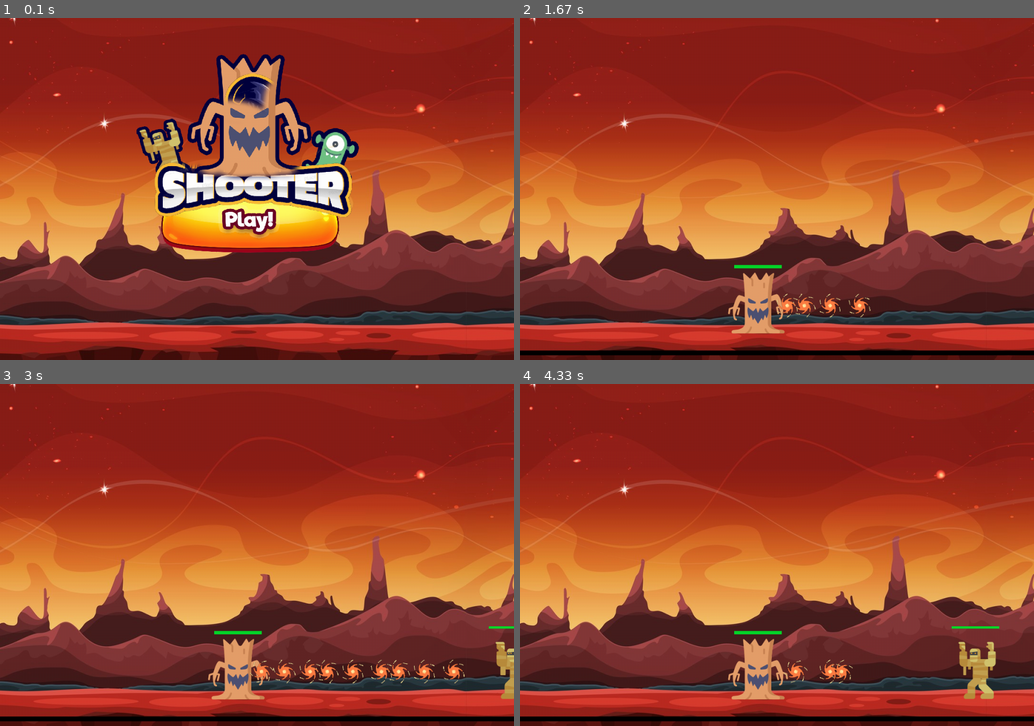
Above: before the commit, frames 1-4 (two rows, left to right).
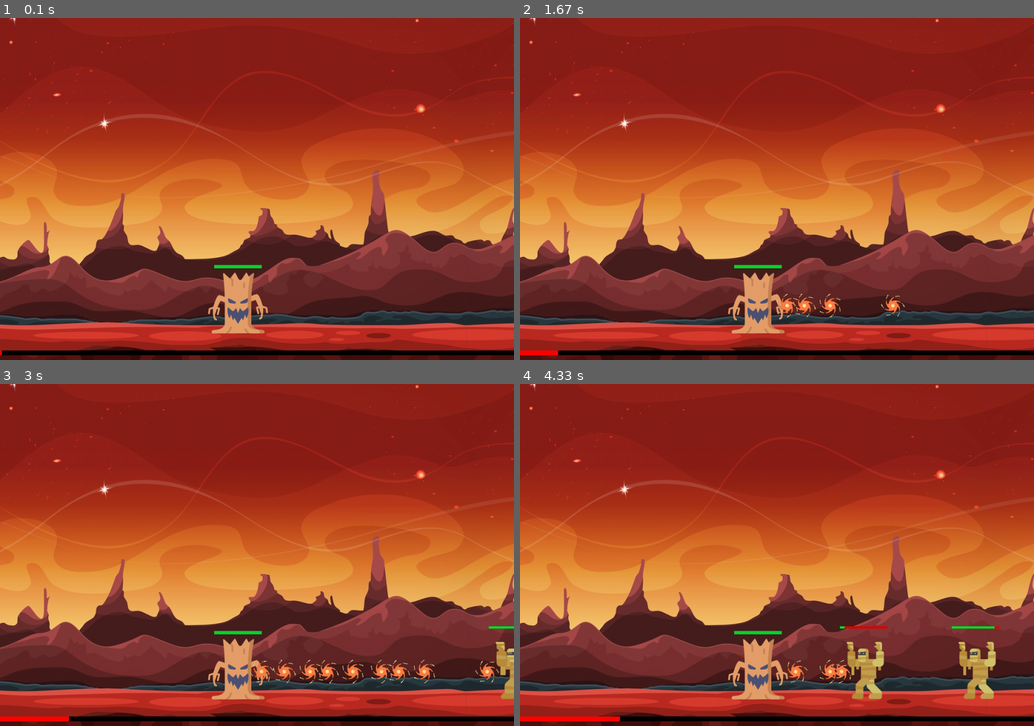
Above: after the commit, the same moments.

Repository: R-Florent/tutojeux
Game: pygame game, started from main.py
Two runs of this game, one before a commit and one after it. Both use one fixed random seed, a clock stepped at 60 frames per second and the inputs below.
Inputs (mouse positions are in pixels of both pictures, inside the frame that each line leads up to):
- Up to frame 1 (0.1 s): no input
- Up to frame 2 (1.67 s): tap Space at 0.33, 1.07, 1.37, 1.57 s; click (782, 209) at 0.72 s
- Up to frame 3 (3 s): tap Space at 1.9, 2.2, 2.4, 2.7, 2.97 s
- Up to frame 4 (4.33 s): tap Space at 3.3, 3.6, 3.73, 4.13 s

The runs differ from the first frame. In frame 1, 19% of the frame differs, in the area x 0-100%, y 10-99%; in frame 2, 0.3%; in frame 3, 0.4%; in frame 4, 1.1%.

Commit message:
charge la barre de l'event commet et affiche un msg print pour sigifer quelle arrive

Diff:
--- a/comet_event.py
+++ b/comet_event.py
@@ -4,11 +4,29 @@
 
     def __init__(self):
         self.percent = 0
+        self.percent_speed = 5
 
     def add_percent(self):
-        self.percent +=1
+        self.percent += self.percent_speed/100
+
+    def is_full_loaded(self):
+        return self.percent >=100
+
+    def rest_percent(self):
+        self.percent = 0
+    def attempt_fall(self):
+
+        if self.is_full_loaded():
+            print("lancement de la plui de météorite")
+            self.rest_percent()
+
 
     def update_bar(self, surface):
+
+        self.add_percent()
+
+        self.attempt_fall()
+
         #bar noir ()
         pygame.draw.rect(surface,'black',[
             0,
--- a/game.py
+++ b/game.py
@@ -7,7 +7,7 @@
     def __init__(self):
 
         #def si notre jeux et lancée ou non
-        self.is_playing = False
+        self.is_playing = 1
 
         #generer notre joueur
         self.all_players = pygame.sprite.Group()
